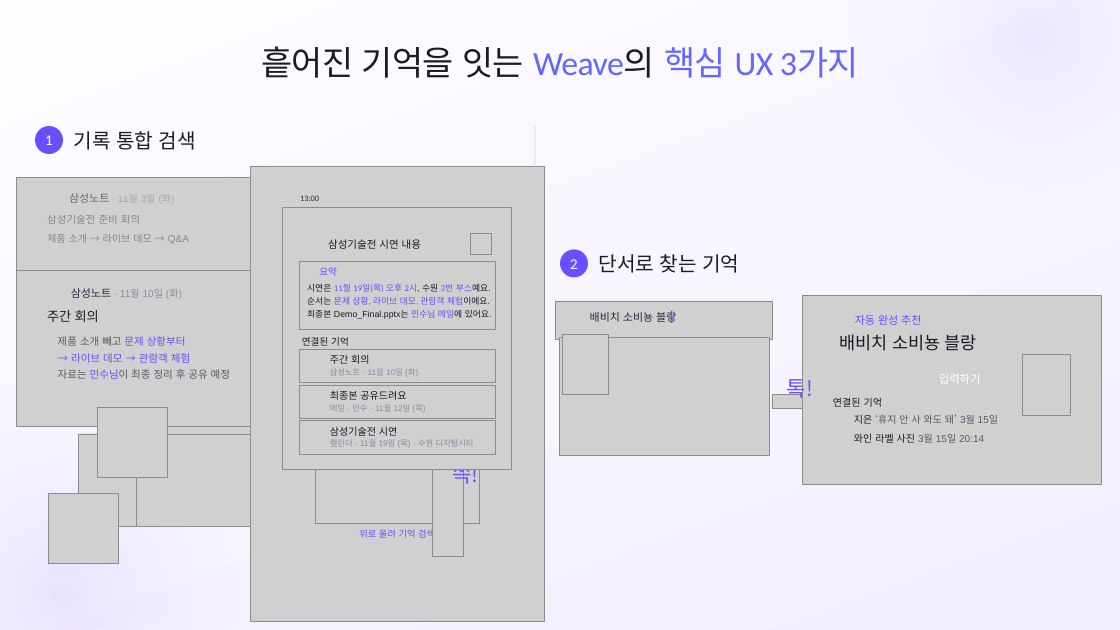
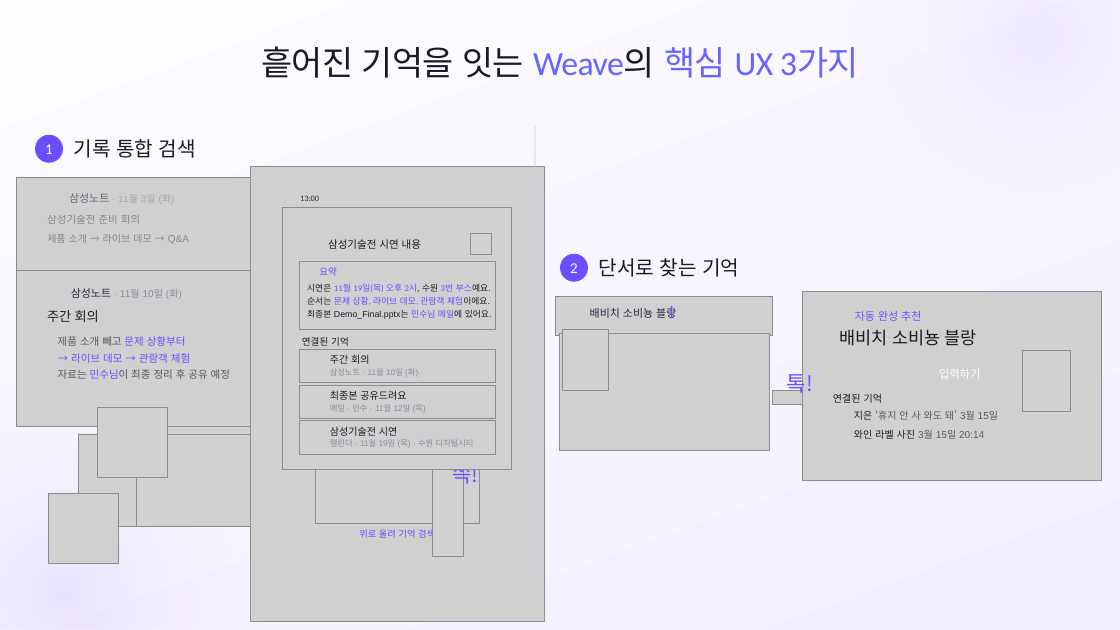
Before and after one commit to SB-Jo/t3, a slide deck: slide 2 of weave/결선준비/09_HowItWorks/HowItWorks_Argon_claude.pptx. Drawn at 1120x630 pixels with LibreOffice and Linux fonts; fonts in the diff are those of the drawing; grey boxes stand for pictures; background and template pictures are left out. Boxes give left, top, right and bottom in pixels: in the first picture for what was removed or moved away, otherwise in the second. Text is boxed around its words. In the diff, an @@ line names an element or a change of style, - is before the commit and + after.

```diff
--- a/weave/결선준비/09_HowItWorks/HowItWorks_Argon_claude.pptx
+++ b/weave/결선준비/09_HowItWorks/HowItWorks_Argon_claude.pptx
@@ 2 texts, 1 ellipse: place and size @@
-2 texts, 1 ellipse at (35,126,196,154)
+2 texts, 1 ellipse at (35,134,196,162)
@@ 2 texts, 1 ellipse: place and size @@
-2 texts, 1 ellipse at (560,250,739,277)
+2 texts, 1 ellipse at (560,254,739,281)
@@ 8 texts, 6 pictures, 1 rectangle: place and size @@
-8 texts, 6 pictures, 1 rectangle at (555,296,1102,485)
+8 texts, 6 pictures, 1 rectangle at (555,292,1102,481)
```
Also in this commit, not shown: 8 other slides changed, 1 slide added, 10 other files.
